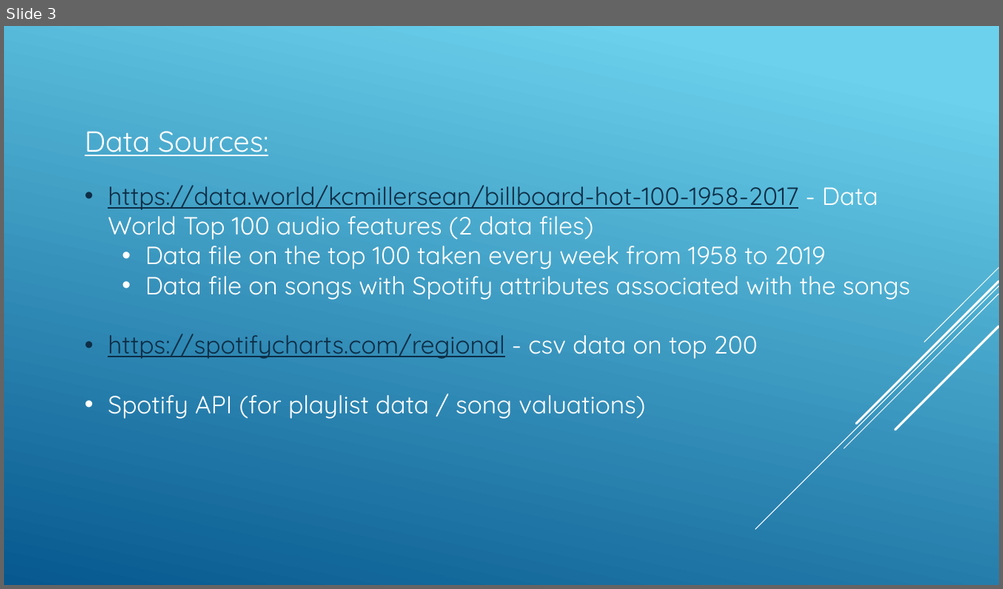
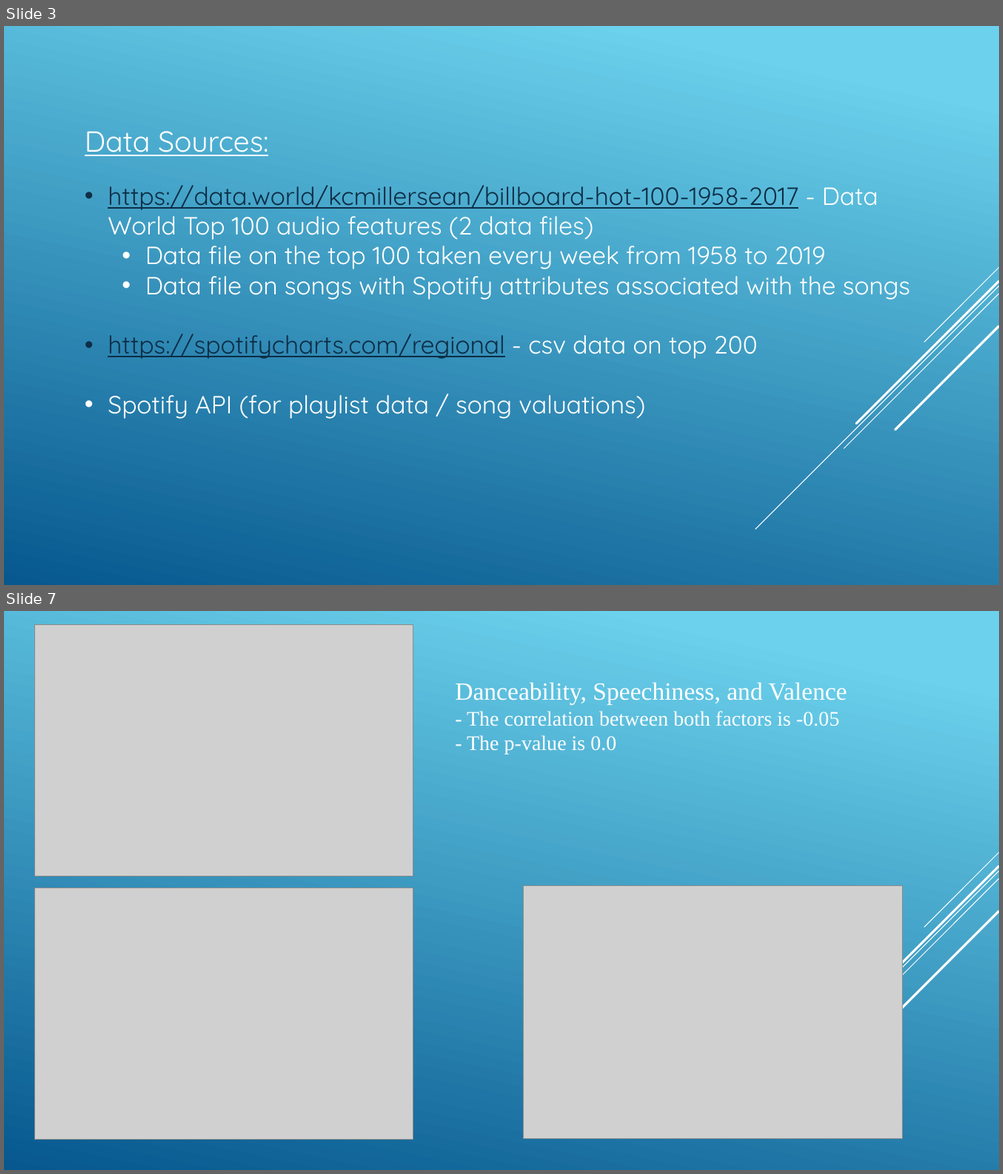
Before and after one commit to rlylecastro/project1, a slide deck: Presentation.pptx. Shown one above the other, each under a label of ours: slide 3 before the commit, slides 3 and 7 after it; the slides between them are not shown. The pictures are 1003x589 and 1003x1174 pixels, drawn with LibreOffice and Linux fonts; fonts in the diff are those of the drawing; grey boxes stand for pictures. Boxes give left, top, right and bottom in pixels: in the first picture for what was removed or moved away, otherwise in the second. Text is boxed around its words. In the diff, an @@ line names an element or a change of style, - is before the commit and + after.

```diff
--- a/Presentation.pptx
+++ b/Presentation.pptx
@@ slide 7 added at (x1=4, y1=611, x2=999, y2=1170), background gradient #6ED2EB to #06588E; not listed: 5 template elements that a slide beside it also shows @@
@@ picture added at (x1=34, y1=624, x2=412, y2=877) @@
@@ text added at (x1=455, y1=682, x2=847, y2=755), 20 pt, text #FFFFFF @@
+Danceability, Speechiness, and Valence
+- The correlation between both factors is -0.05
+- The p-value is 0.0
@@ picture added at (x1=34, y1=888, x2=412, y2=1140) @@
@@ picture added at (x1=523, y1=886, x2=902, y2=1139) @@
```
Also in this commit, not shown: 7 slides changed, 9 other slides added, 5 slides removed, 1 other file.
